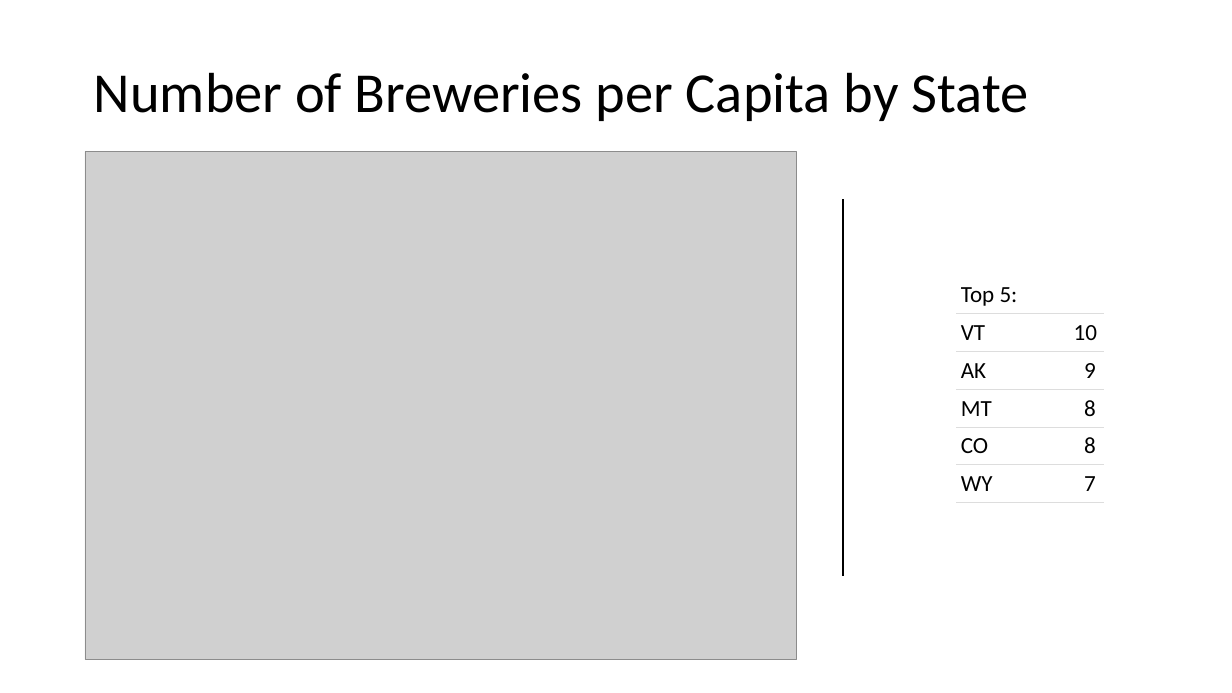
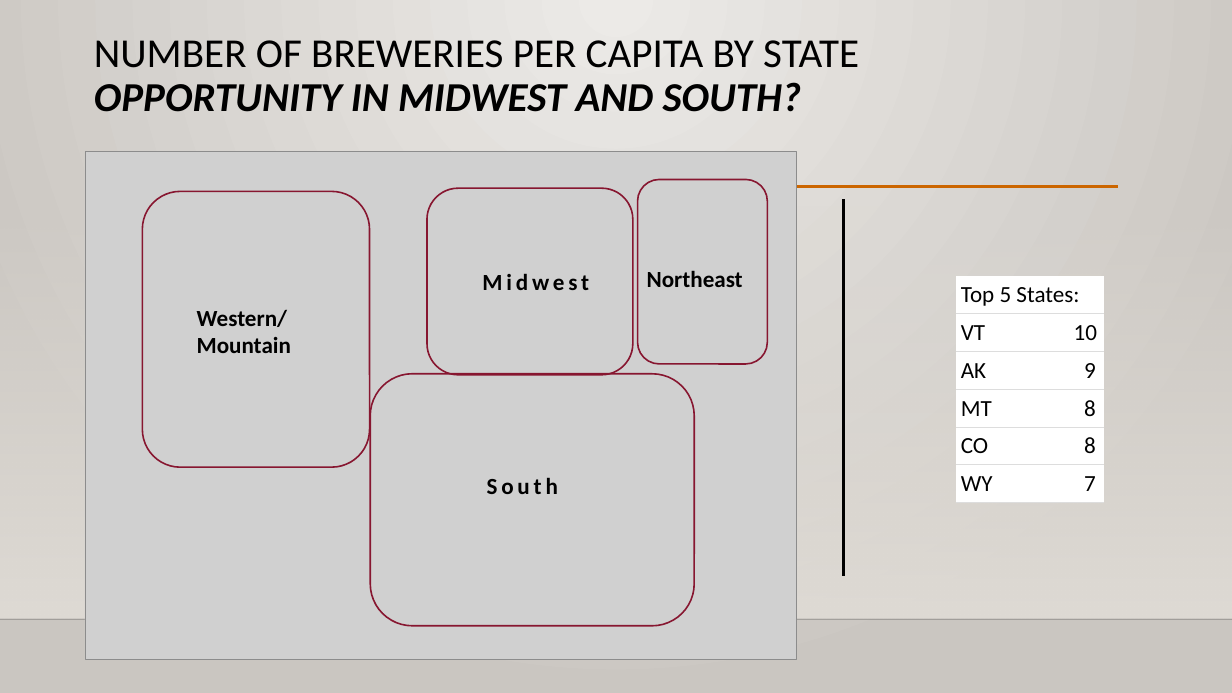
Before and after one commit to sjohnson1039/CaseStudy_01, a slide deck: slide 5 of CaseStudy_01.pptx (slide 4 before the commit). Drawn at 1232x693 pixels with LibreOffice and Linux fonts; fonts in the diff are those of the drawing; grey boxes stand for pictures; background and template pictures are left out. Boxes give left, top, right and bottom in pixels: in the first picture for what was removed or moved away, otherwise in the second. Text is boxed around its words. In the diff, an @@ line names an element or a change of style, - is before the commit and + after.

```diff
--- a/CaseStudy_01.pptx
+++ b/CaseStudy_01.pptx
@@ background #FFFFFF to gradient #ECEAE7 to #CAC7C1 @@
@@ title "NUMBER OF BREWERIES PER CAPITA ..." at (94, 40, 859, 112): vertical alignment middle to top @@
@@ title at (94, 40, 859, 112): text changed; size 44 to 32 pt @@
-Number of Breweries per Capita by State
+NUMBER OF BREWERIES PER CAPITA BY STATE
+OPPORTUNITY IN MIDWEST AND SOUTH?
@@ rounded rectangle added at (638, 179, 767, 364), outline #871631 1.25 pt @@
@@ rectangle added at (0, 204, 1232, 619), fill gradient #DFDBD5 @@
@@ rounded rectangle added at (142, 191, 370, 467), outline #871631 1.25 pt @@
@@ line added from (147, 187) to (1118, 187), #CC6600 2.5 pt @@
@@ rounded rectangle added at (427, 188, 634, 375), outline #871631 1.25 pt @@
@@ line (844, 200) - (844, 576): stroke #000000 1.5 pt to #000000 1.75 pt @@
@@ text added at (482, 273, 589, 290), 18 pt, text #000000, bold @@
+Midwest
@@ text added at (647, 270, 743, 287), 18 pt, text #000000, bold @@
+Northeast
@@ table at (957, 275, 1105, 499) @@
-row 1, column 1: Top 5:
+row 1, column 1: Top 5 States:
@@ text added at (197, 309, 291, 353), 18 pt, text #000000, bold @@
+Western/Mountain
@@ rounded rectangle added at (371, 374, 695, 627), outline #871631 1.25 pt @@
@@ text added at (487, 477, 558, 494), 18 pt, text #000000, bold @@
+South
@@ line added from (0, 619) to (1232, 619), #000001 1 pt @@
```
Also in this commit, not shown: 7 other slides changed, 3 slides added.
